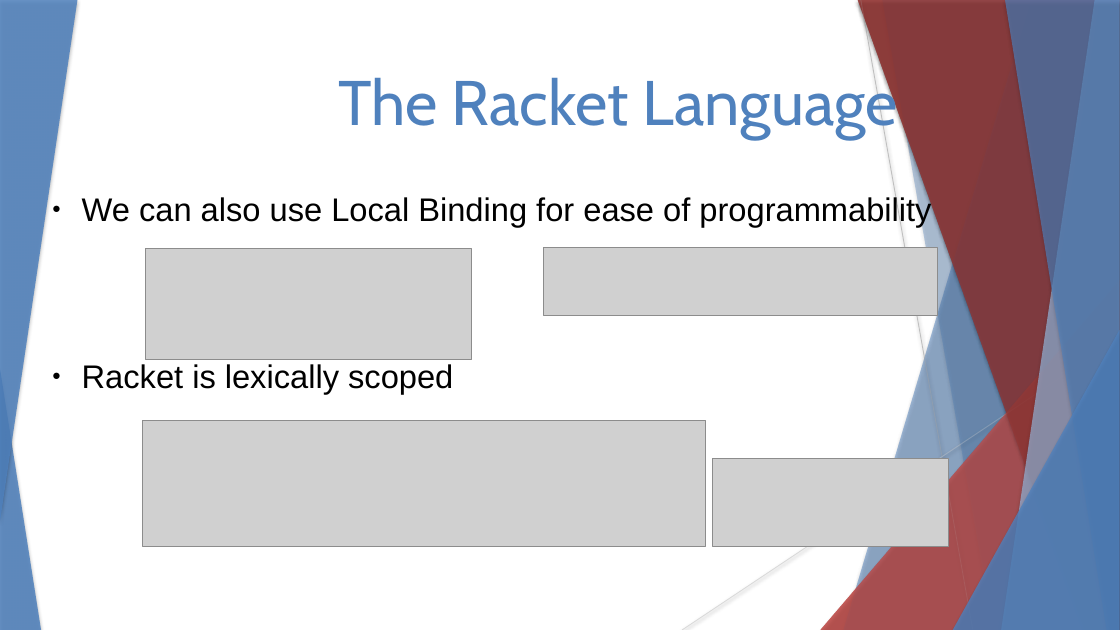
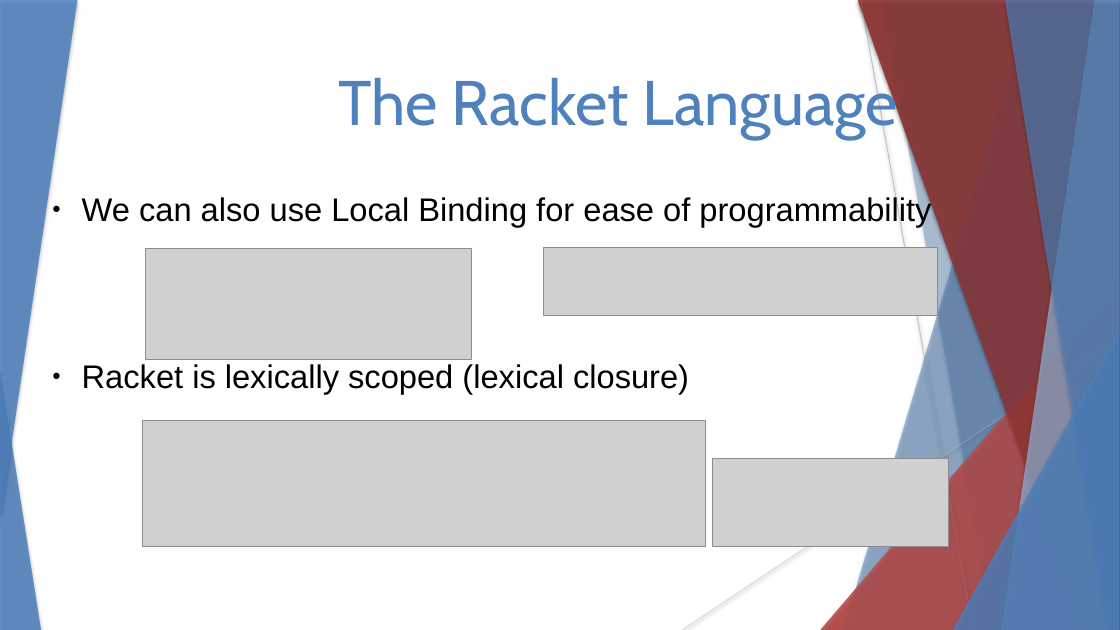
Before and after one commit to stevester94/CSC201_Project, a slide deck: slide 11 of CSC201Sec3Proj3Team4.pptx (slide 10 before the commit). Drawn at 1120x630 pixels with LibreOffice and Linux fonts; fonts in the diff are those of the drawing; grey boxes stand for pictures. Boxes give left, top, right and bottom in pixels: in the first picture for what was removed or moved away, otherwise in the second. Text is boxed around its words. In the diff, an @@ line names an element or a change of style, - is before the commit and + after.

Commit message:
added racket language reference

```diff
--- a/CSC201Sec3Proj3Team4.pptx
+++ b/CSC201Sec3Proj3Team4.pptx
@@ text at [82, 364, 689, 394]: text changed @@
-● Racket is lexically scoped
+● Racket is lexically scoped (lexical closure)
```
Also in this commit, not shown: 7 other slides changed, 2 slides added.
